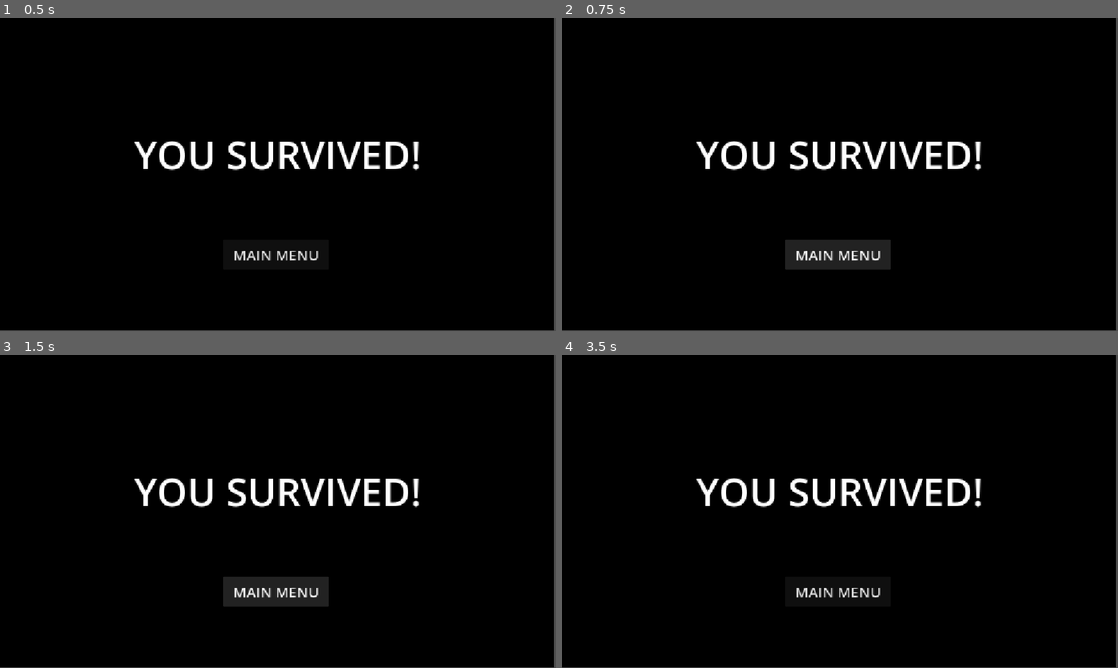
Above: before the commit, frames 1-4 (two rows, left to right).
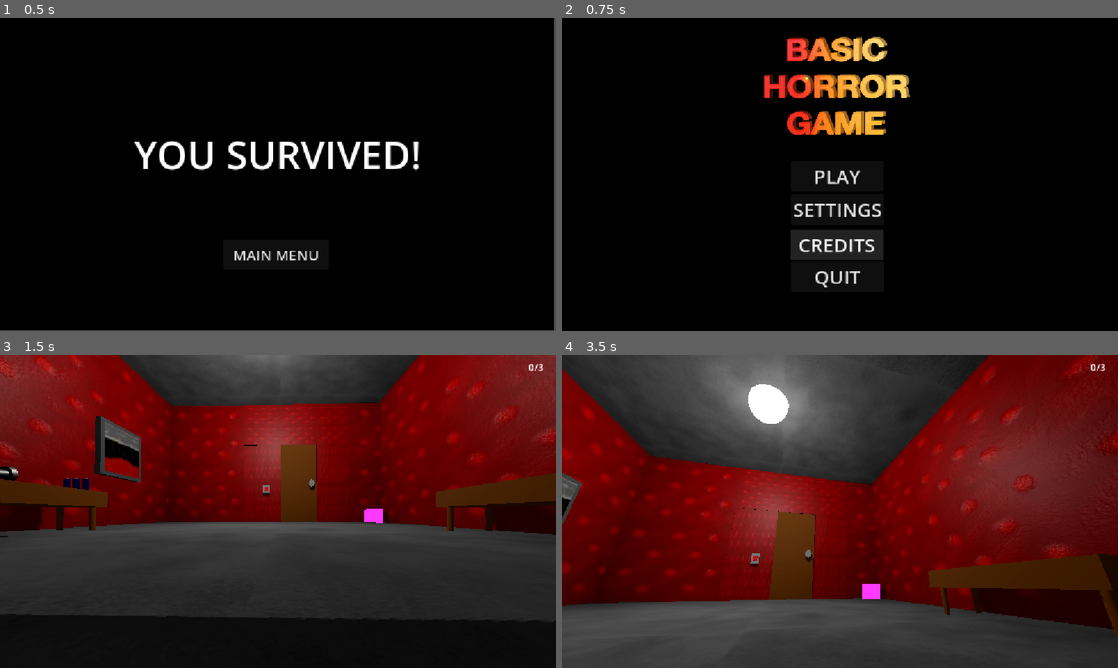
Above: after the commit, the same moments.

Repository: christiannoll/Basic3DGame
Game: Godot game, scene res://Scenes/victory.tscn
Same seed, same stepped clock (60 frames per second), same inputs: the game is played once before the commit and once after it. This scene is started directly instead of the project's main scene. The engine's default icon, where the game draws it, is replaced by a stand-in: a white triangle on a blue panel in a dark square.
Inputs (mouse positions are in pixels of both pictures, inside the frame that each line leads up to):
- Up to frame 1 (0.5 s): no input
- Up to frame 2 (0.75 s): click "MAIN MENU" at 0.5 s
- Up to frame 3 (1.5 s): click "MAIN MENU" (after the commit: "PLAY") at 1.25 s
- Up to frame 4 (3.5 s): move the mouse to (962, 495) at 2.02 s; hold D (right) 2.03-2.78 s; tap F (flashlight) at 2.1 s; move the mouse to (728, 527) at 2.77 s; hold S (backward) from 2.78 s (still down); tap E (interact) at 2.85 s

Frame 1 is identical in both runs. In frame 2, 8.4% of the frame differs, in the area x 0-100%, y 0-100%; in frame 3, 82%; in frame 4, 100%.

Commit message:
Connected button to function

Diff:
--- a/Scenes/victory.tscn
+++ b/Scenes/victory.tscn
@@ -1,4 +1,6 @@
 [gd_scene format=3 uid="uid://dmvlaoa0wxyi0"]
+
+[ext_resource type="Script" uid="uid://4cxsr3xad0" path="res://Scripts/victory.gd" id="1_1fp7o"]
 
 [node name="Victory" type="Control" unique_id=119410999]
 layout_mode = 3
@@ -7,6 +9,7 @@
 anchor_bottom = 1.0
 grow_horizontal = 2
 grow_vertical = 2
+script = ExtResource("1_1fp7o")
 
 [node name="bg" type="ColorRect" parent="." unique_id=1264385387]
 layout_mode = 0
@@ -31,3 +34,5 @@
 offset_bottom = 521.0
 theme_override_font_sizes/font_size = 30
 text = "MAIN MENU"
+
+[connection signal="pressed" from="Button" to="." method="to_menu"]
--- /dev/null
+++ b/Scripts/victory.gd
@@ -0,0 +1,4 @@
+extends Control
+
+func to_menu():
+	get_tree().change_scene_to_file("res://Scenes/main_menu.tscn")
Not shown, added: Scripts/victory.gd.uid
